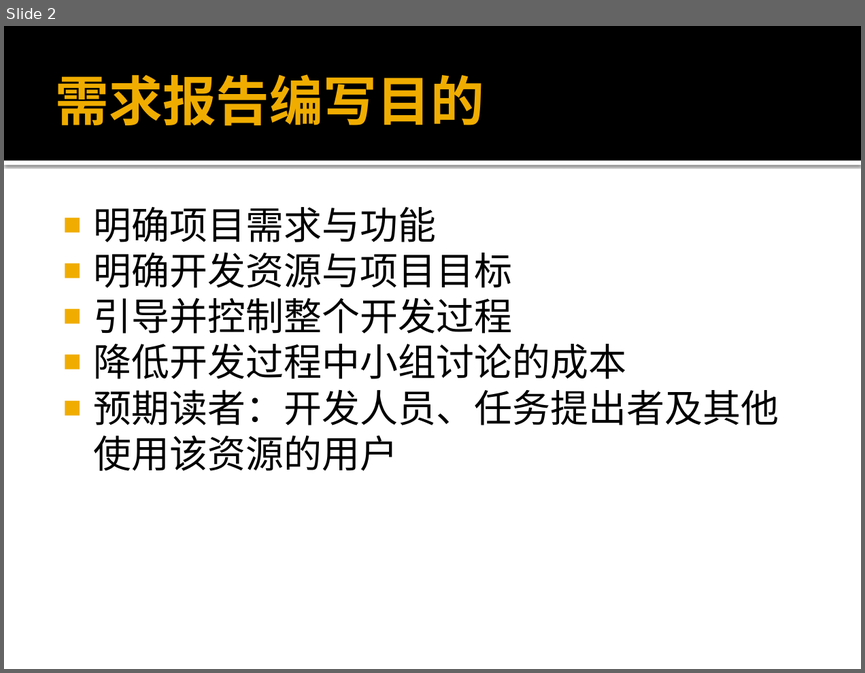
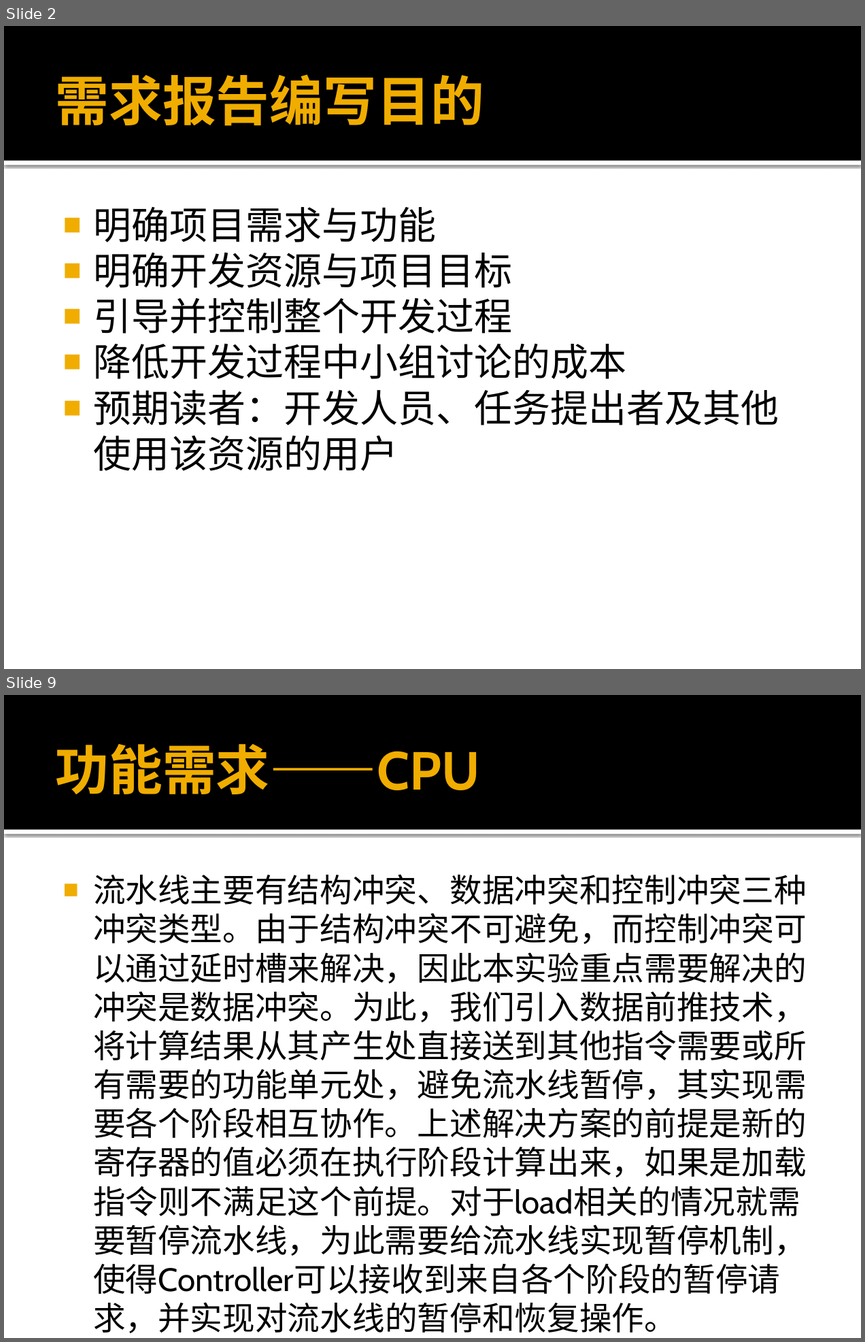
Before and after one commit to xwj95/Atom, a slide deck: report/requirement/32位MIPS综合实验项目需求分析.pptx. Shown one above the other, each under a label of ours: slide 2 before the commit, slides 2 and 9 after it; the slides between them are not shown. The pictures are 865x673 and 865x1342 pixels, drawn with LibreOffice and Linux fonts; fonts in the diff are those of the drawing. Boxes give left, top, right and bottom in pixels: in the first picture for what was removed or moved away, otherwise in the second. Text is boxed around its words. In the diff, an @@ line names an element or a change of style, - is before the commit and + after.

Commit message:
需求分析PPT第一稿

```diff
--- a/report/requirement/32位MIPS综合实验项目需求分析.pptx
+++ b/report/requirement/32位MIPS综合实验项目需求分析.pptx
@@ slide 9 added at (4,695,861,1338), background #FFFFFF; not listed: 2 template elements that a slide beside it also shows @@
@@ title added at (56,744,480,794), 45 pt, text #F0AD00, bold @@
+功能需求——CPU
@@ text added at (93,874,806,1293), 27.2 pt, text #000000 @@
+■ 流水线主要有结构冲突、数据冲突和控制冲突三种冲突类型。由于结构冲突不可避免，而控制冲突可以通过延时槽来解决，因此本实验重点需要解决的冲突是数据冲突。为此，我们引入数据前推技术，将计算结果从其产生处直接送到其他指令需要或所有需要的功能单元处，避免流水线暂停，其实现需要各个阶段相互协作。上述解决方案的前提是新的寄存器的值必须在执行阶段计算出来，如果是加载指令则不满足这个前提。对于load相关的情况就需要暂停流水线，为此需要给流水线实现暂停机制，使得Controller可以接收到来自各个阶段的暂停请求，并实现对流水线的暂停和恢复操作。
```
Also in this commit, not shown: 21 slides changed, 21 other slides added, 1 slide removed.
